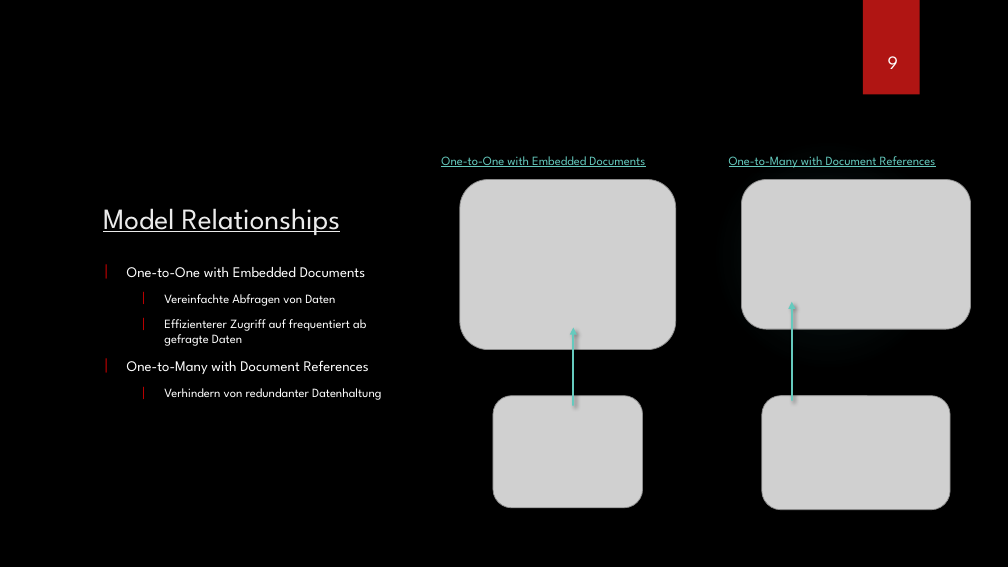
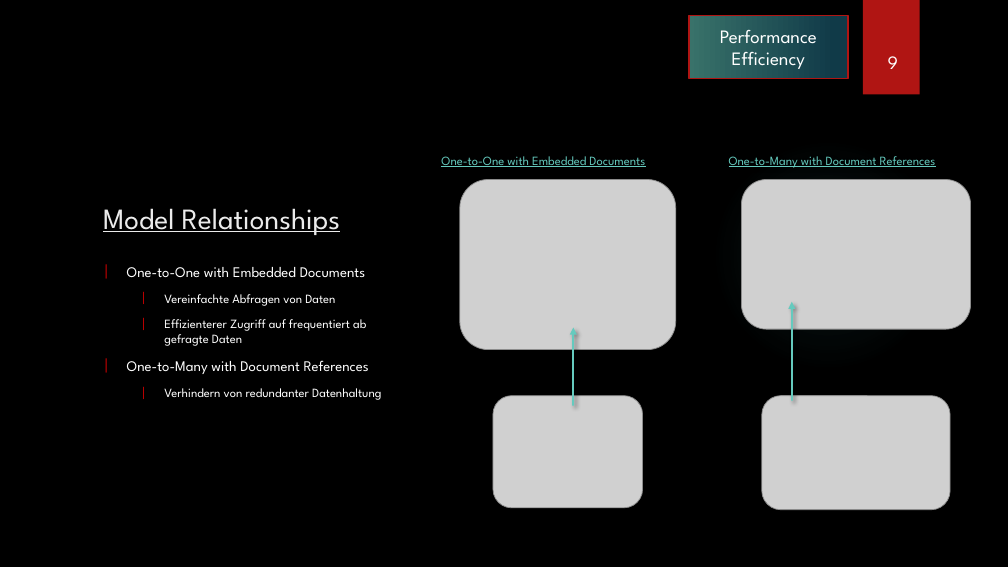
Before and after one commit to MJ7898/VereinsfinanzManager, a slide deck: slide 15 of Presentation/VereinsFinanzManager.pptx. Drawn at 1008x567 pixels with LibreOffice and Linux fonts; fonts in the diff are those of the drawing; grey boxes stand for pictures; background and template pictures are left out. Boxes give left, top, right and bottom in pixels: in the first picture for what was removed or moved away, otherwise in the second. Text is boxed around its words. In the diff, an @@ line names an element or a change of style, - is before the commit and + after.

```diff
--- a/Presentation/VereinsFinanzManager.pptx
+++ b/Presentation/VereinsFinanzManager.pptx
@@ rectangle added at (x1=689, y1=16, x2=848, y2=79), fill gradient #103A48 to #39726A, outline #B01513 1.5 pt, 18 pt, text #FFFFFF @@
+Performance
+Efficiency
```
Also in this commit, not shown: 3 other slides changed.
